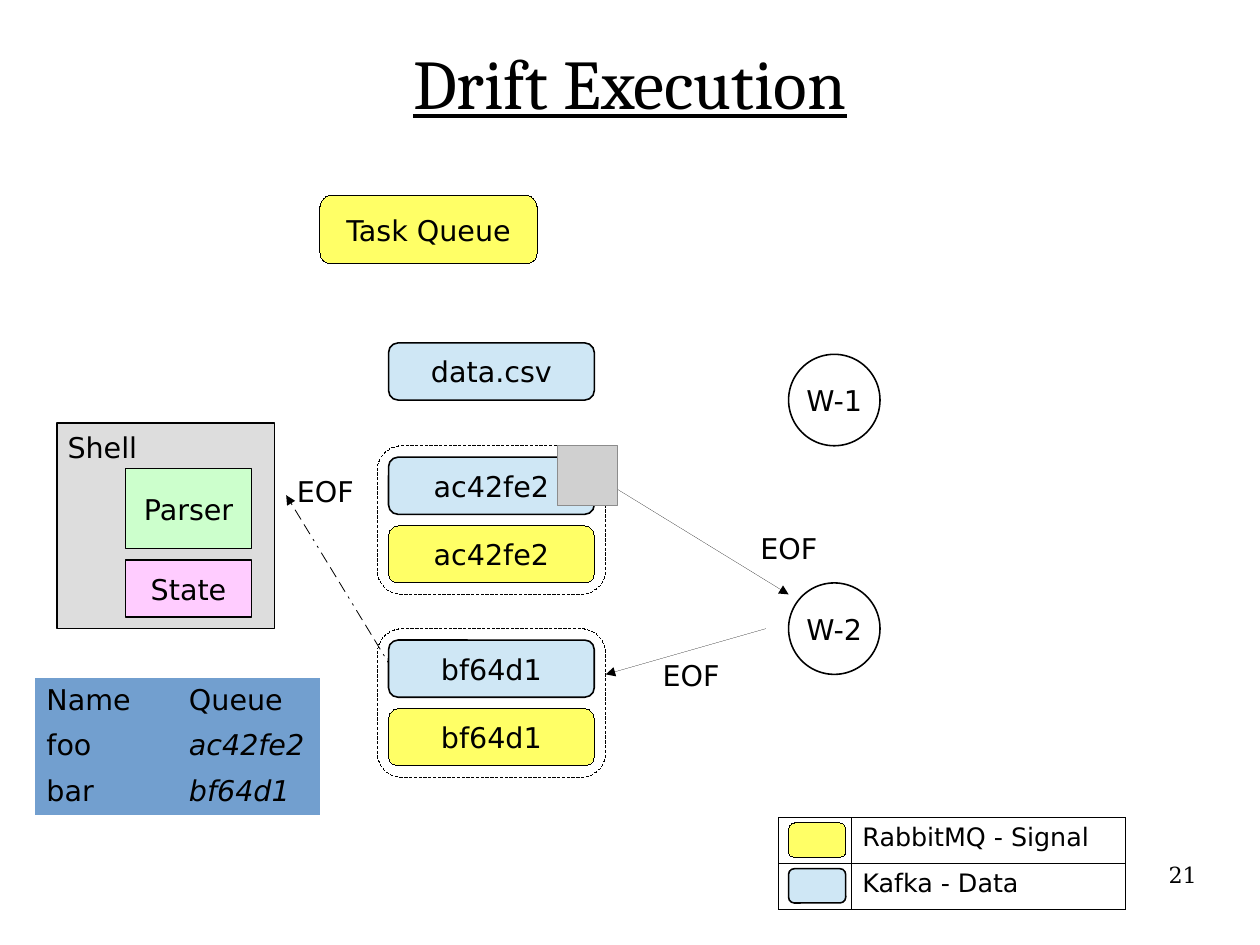
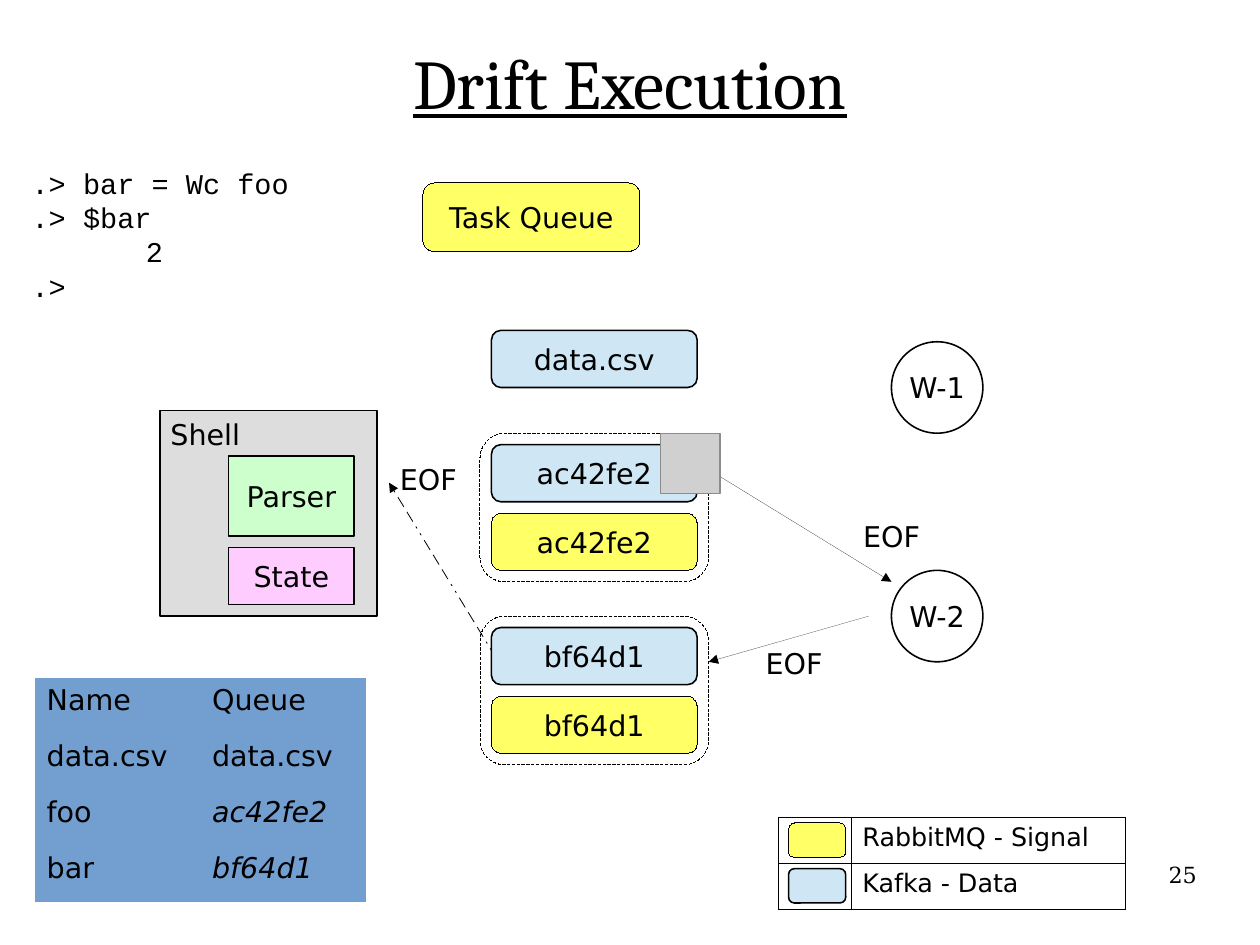
Before and after one commit to flange/drift-dev, a slide deck: slide 25 of presentation/hottopix/ht2.odp (slide 21 before the commit). Drawn at 1260x945 pixels with LibreOffice and Linux fonts; fonts in the diff are those of the drawing; grey boxes stand for pictures. Boxes give left, top, right and bottom in pixels: in the first picture for what was removed or moved away, otherwise in the second. Text is boxed around its words. In the diff, an @@ line names an element or a change of style, - is before the commit and + after.

```diff
--- a/presentation/hottopix/ht2.odp
+++ b/presentation/hottopix/ht2.odp
@@ text added at (83,173,288,262), 18 pt, text #000000 @@
+.> bar = Wc foo
+.> $bar
+2
+.>
@@ 6 rounded rectangles, 3 texts, 2 rectangles, 2 arrows, 1 picture: place and size @@
-6 rounded rectangles, 3 texts, 2 rectangles, 2 arrows, 1 picture at (57,196,817,777)
+6 rounded rectangles, 3 texts, 2 rectangles, 2 arrows, 1 picture at (160,183,920,765)
@@ 2 ellipses, 2 rounded rectangles, 1 text, 1 rectangle, 1 arrow: place and size @@
-2 ellipses, 2 rounded rectangles, 1 text, 1 rectangle, 1 arrow at (68,354,880,697)
+2 ellipses, 2 rounded rectangles, 1 text, 1 rectangle, 1 arrow at (170,342,983,685)
@@ table at (35,678,367,902) @@
+row 2: data.csv | data.csv
@@ table: place and size @@
-table at (35,678,321,813)
+table at (35,678,367,902)
@@ page number at (1169,866,1197,884): text changed @@
-21
+25
```
Also in this commit, not shown: 26 other slides changed, 6 slides added, 1 other file.
